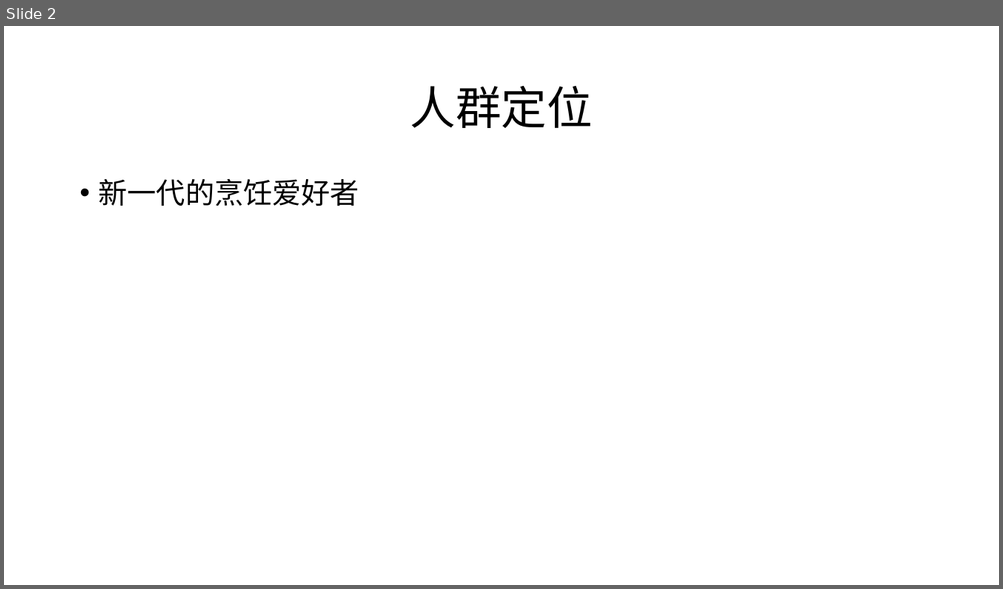
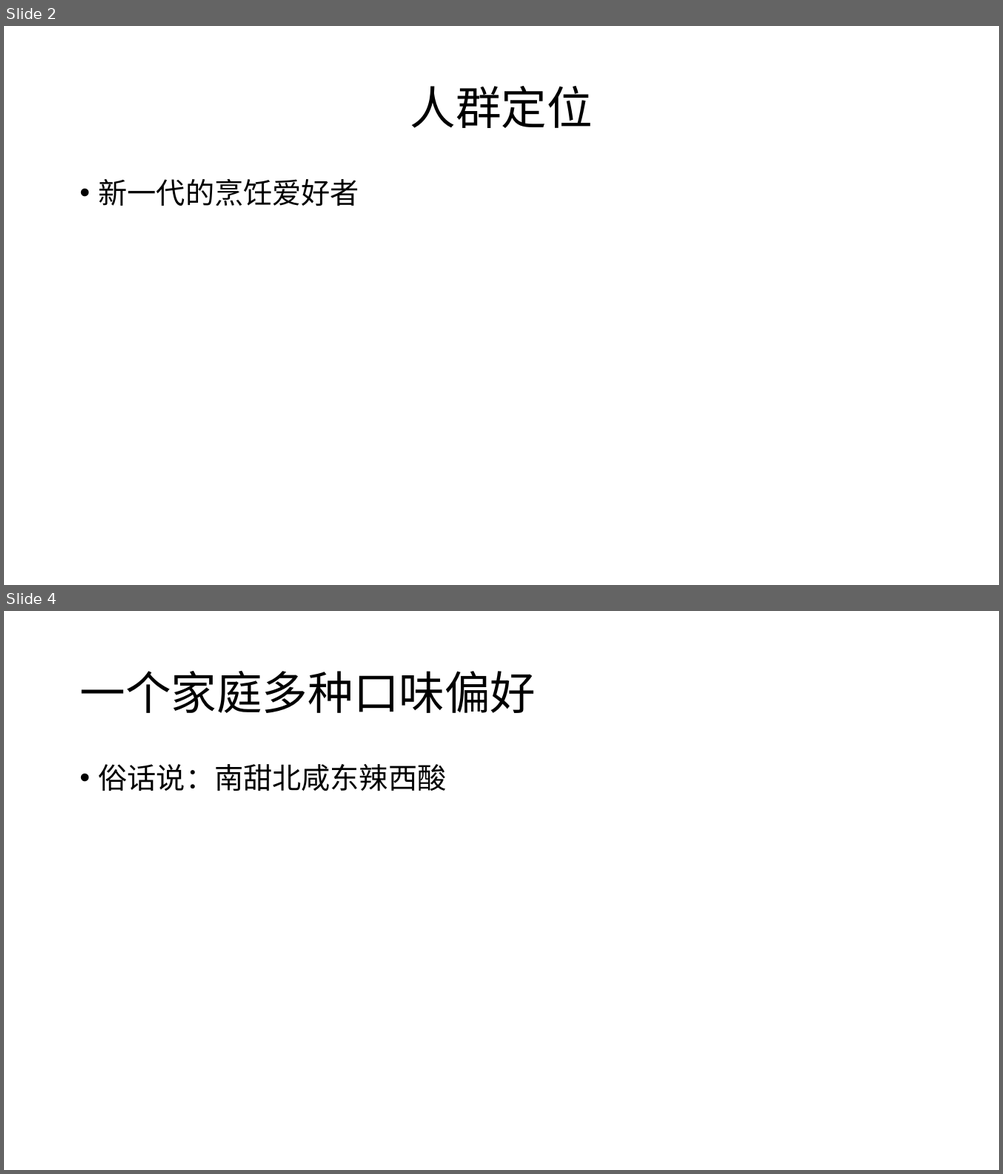
Before and after one commit to SauceX/SauceX-Doc, a slide deck: PPT/臻美味.pptx. Shown one above the other, each under a label of ours: slide 2 before the commit, slides 2 and 4 after it; the slides between them are not shown. The pictures are 1003x589 and 1003x1174 pixels, drawn with LibreOffice and Linux fonts; fonts in the diff are those of the drawing. Boxes give left, top, right and bottom in pixels: in the first picture for what was removed or moved away, otherwise in the second. Text is boxed around its words. In the diff, an @@ line names an element or a change of style, - is before the commit and + after.

```diff
--- a/PPT/臻美味.pptx
+++ b/PPT/臻美味.pptx
@@ slide 4 added at [4, 611, 999, 1170], background #FFFFFF @@
@@ title added at [79, 671, 535, 713], 44 pt, text #000000 @@
+一个家庭多种口味偏好
@@ text added at [99, 764, 447, 792], 28 pt, text #000000 @@
+• 俗话说：南甜北咸东辣西酸
```
Also in this commit, not shown: 5 other slides added.
